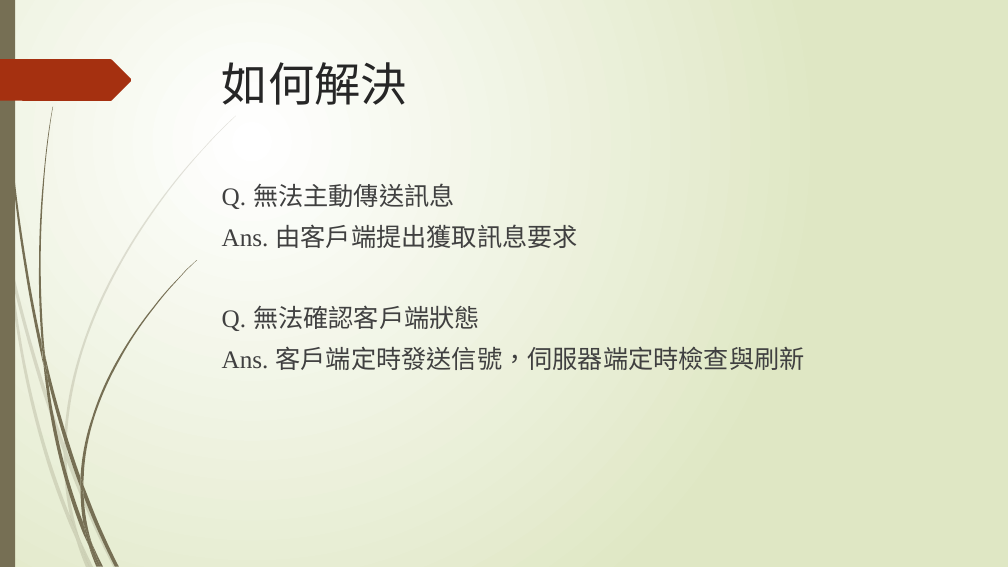
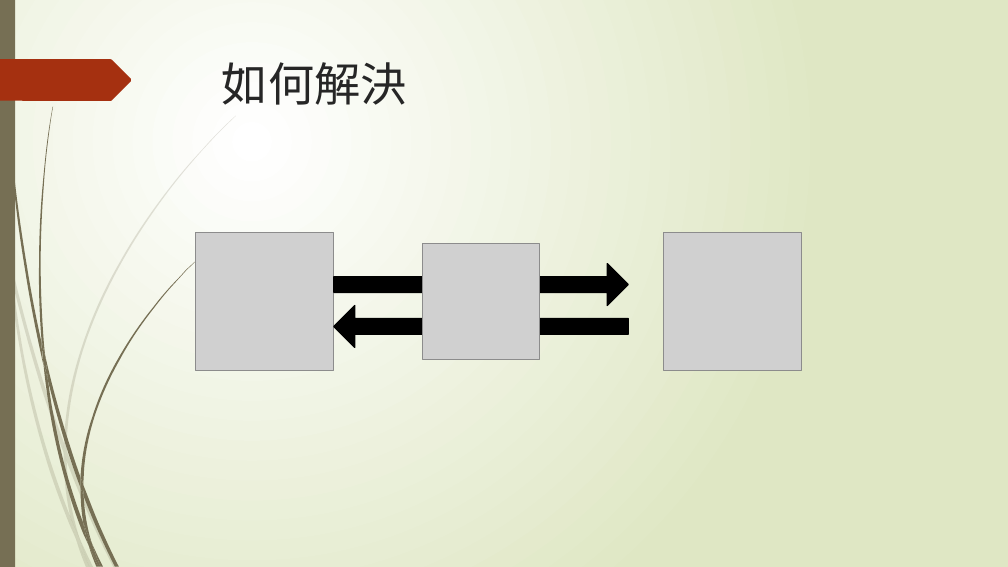
Before and after one commit to Joe-lin-ezra/BattleShip, a slide deck: slide 9 of doc/網路程式設計報告.pptx. Drawn at 1008x567 pixels with LibreOffice and Linux fonts; fonts in the diff are those of the drawing; grey boxes stand for pictures. Boxes give left, top, right and bottom in pixels: in the first picture for what was removed or moved away, otherwise in the second. Text is boxed around its words. In the diff, an @@ line names an element or a change of style, - is before the commit and + after.

Commit message:
ppt

```diff
--- a/doc/網路程式設計報告.pptx
+++ b/doc/網路程式設計報告.pptx
@@ text removed at bbox=[222, 183, 805, 370] @@
-Q. 無法主動傳送訊息
-Ans. 由客戶端提出獲取訊息要求
-Q. 無法確認客戶端狀態
-Ans. 客戶端定時發送信號，伺服器端定時檢查與刷新
@@ picture added at bbox=[196, 232, 334, 371] @@
@@ picture added at bbox=[664, 232, 802, 371] @@
@@ right arrow added at bbox=[334, 264, 628, 306], fill #000000, outline #000000 1.25 pt @@
@@ picture added at bbox=[423, 243, 539, 360] @@
@@ right arrow added at bbox=[334, 306, 628, 347], fill #000000, outline #000000 1.25 pt @@
```
Also in this commit, not shown: 2 other slides changed, 1 slide added.
